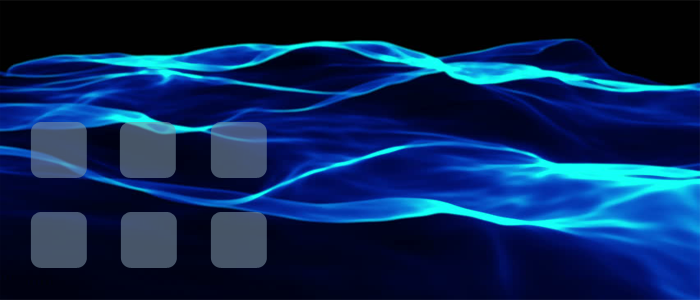
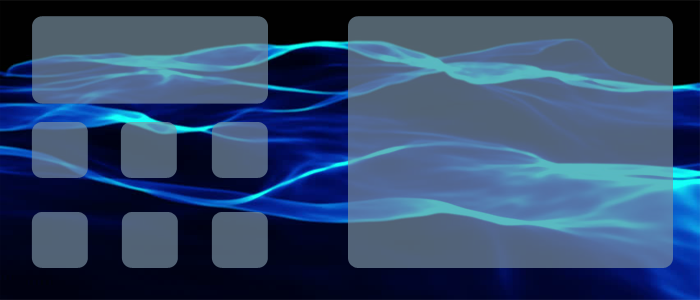
Layers edited between the first and the second 700x300 image:
added layer "Playlist BG" (66%) above "Current Song BG" over 348, 16, 673, 268
added layer "Current Song BG" (66%) above "Icons BG" over 32, 16, 268, 104
renamed "Icons backgrounds" to "Icons BG", opacity 57% → 66%, painted on it over 30, 122, 268, 268
